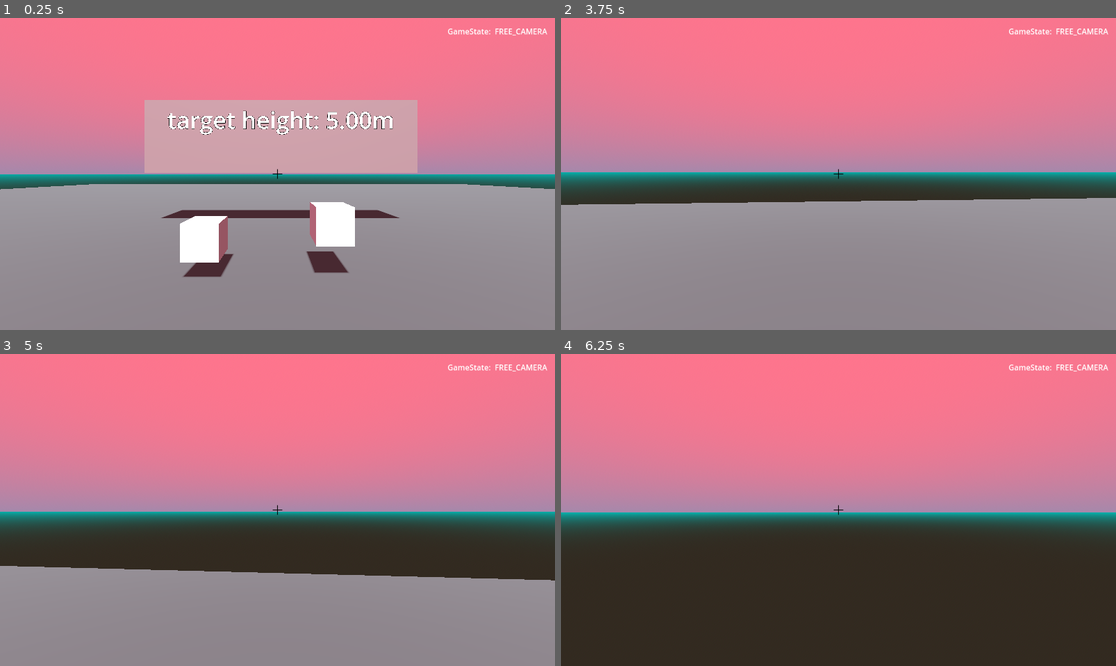
Above: before the commit, frames 1-4 (two rows, left to right).
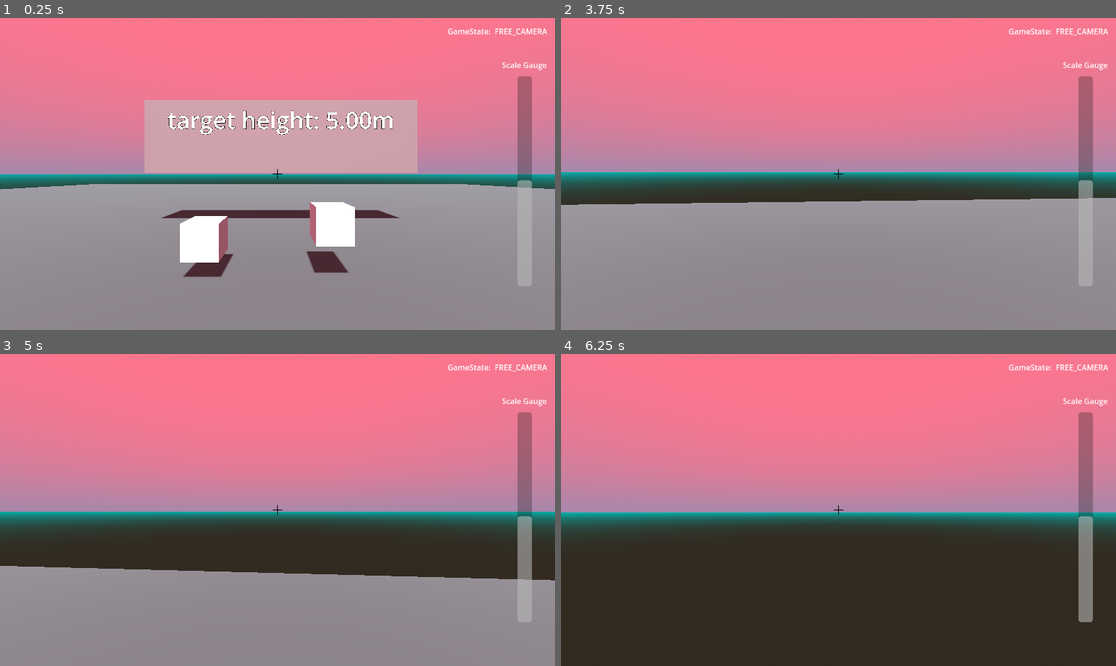
Above: after the commit, the same moments.

Repository: tehelka-gamedev/gmtk-2024
Game: Godot game, scene res://main/main.tscn
The game is run twice, just before and just after one commit, with the same random seed, the same clock (stepped at 60 frames per second) and the same inputs.
Inputs (mouse positions are in pixels of both pictures, inside the frame that each line leads up to):
- Up to frame 1 (0.25 s): no input
- Up to frame 2 (3.75 s): move the mouse to (866, 174) at 0.52 s; hold Right mouse button (allow_object_rotation) 0.53-1.28 s; hold W (move_forward) from 0.53 s (still down); move the mouse to (810, 174) at 1.27 s; tap Mouse wheel down (scale_down) at 1.35 s; move the mouse to (849, 167) at 2.02 s; tap Mouse wheel up (scale_up) at 2.1 s; tap Enter at 2.75 s; move the mouse to (832, 180) at 2.77 s; click (832, 180) at 2.85 s; tap Space at 3.5 s; move the mouse to (877, 177) at 3.52 s; hold R (zoom_object_in) from 3.53 s (still down)
- Up to frame 3 (5 s): keep holding W (move_forward); move the mouse to (233, 506) at 4.27 s; release R (zoom_object_in) at 4.28 s; tap F (zoom_object_out) at 4.35 s
- Up to frame 4 (6.25 s): move the mouse to (844, 510) at 5.02 s; hold Right mouse button (allow_object_rotation) 5.03-5.78 s; move the mouse to (816, 503) at 5.77 s; release W (move_forward) at 5.78 s; hold D (move_right) from 5.78 s (still down); tap Mouse wheel down (scale_down) at 5.85 s

The runs differ from the first frame. In frame 1, 1.3% of the frame differs, in the area x 90-99%, y 14-86%; in frame 2, 1.4%; in frame 3, 1.7%; in frame 4, 1.8%.

Commit message:
add a gameplay gauge and corresponding hud display

Diff:
--- /dev/null
+++ b/godot/hud/gauge_bar.gd
@@ -0,0 +1,33 @@
+extends ProgressBar
+
+@export var gauge:Gauge = null :
+	set = set_gauge
+
+# Called when the node enters the scene tree for the first time.
+func _ready() -> void:
+	pass
+
+
+# Called every frame. 'delta' is the elapsed time since the previous frame.
+func _process(delta: float) -> void:
+	pass
+
+func set_gauge(new_gauge:Gauge) -> void:
+	if gauge:
+		gauge.gauge_value_changed.disconnect(_on_gauge_value_changed)
+		gauge.gauge_max_value_changed.disconnect(_on_gauge_max_value_changed)
+
+	gauge = new_gauge
+	_init_gauge()
+
+func _init_gauge() -> void:
+	gauge.gauge_value_changed.connect(_on_gauge_value_changed)
+	gauge.gauge_max_value_changed.connect(_on_gauge_max_value_changed)
+	max_value = gauge.max_value
+	value = gauge.current_value
+
+func _on_gauge_value_changed(new_value:float) -> void:
+	value = gauge.current_value
+
+func _on_gauge_max_value_changed(new_value:float) -> void:
+	max_value = gauge.max_value
--- a/godot/hud/hud.tscn
+++ b/godot/hud/hud.tscn
@@ -1,9 +1,10 @@
-[gd_scene load_steps=5 format=3 uid="uid://be0p0p4t8aqt6"]
+[gd_scene load_steps=6 format=3 uid="uid://be0p0p4t8aqt6"]
 
 [ext_resource type="Script" path="res://hud/hud.gd" id="1_5pbm8"]
 [ext_resource type="Texture2D" uid="uid://46pg3af12jhy" path="res://hud/crosshair.png" id="1_bqivw"]
 [ext_resource type="PackedScene" uid="uid://dxpw7bpabpgo4" path="res://debug/debug_window.tscn" id="2_51vf8"]
 [ext_resource type="Script" path="res://debug/debug_window.gd" id="3_gp178"]
+[ext_resource type="Script" path="res://hud/gauge_bar.gd" id="5_v7uf2"]
 
 [node name="HUD" type="Control"]
 layout_mode = 3
@@ -35,7 +36,7 @@
 grow_horizontal = 2
 grow_vertical = 2
 
-[node name="TextureRect" type="TextureRect" parent="CenterContainer"]
+[node name="crosshair" type="TextureRect" parent="CenterContainer"]
 modulate = Color(0, 0, 0, 1)
 layout_mode = 2
 mouse_filter = 2
@@ -44,3 +45,42 @@
 [node name="DebugWindow" parent="." instance=ExtResource("2_51vf8")]
 layout_mode = 1
 script = ExtResource("3_gp178")
+
+[node name="GaugeZone" type="MarginContainer" parent="."]
+layout_mode = 1
+anchors_preset = 11
+anchor_left = 1.0
+anchor_right = 1.0
+anchor_bottom = 1.0
+offset_left = -45.0
+offset_top = 70.0
+offset_bottom = -67.0
+grow_horizontal = 0
+grow_vertical = 2
+theme_override_constants/margin_left = 16
+theme_override_constants/margin_top = 16
+theme_override_constants/margin_right = 16
+theme_override_constants/margin_bottom = 16
+
+[node name="VBoxContainer" type="VBoxContainer" parent="GaugeZone"]
+layout_mode = 2
+
+[node name="Label" type="Label" parent="GaugeZone/VBoxContainer"]
+layout_mode = 2
+text = "Scale Gauge"
+
+[node name="MarginContainer" type="MarginContainer" parent="GaugeZone/VBoxContainer"]
+layout_mode = 2
+size_flags_vertical = 3
+theme_override_constants/margin_left = 32
+theme_override_constants/margin_top = 8
+theme_override_constants/margin_right = 32
+theme_override_constants/margin_bottom = 8
+
+[node name="GaugeBar" type="ProgressBar" parent="GaugeZone/VBoxContainer/MarginContainer"]
+layout_mode = 2
+size_flags_vertical = 1
+value = 50.0
+fill_mode = 3
+show_percentage = false
+script = ExtResource("5_v7uf2")
--- /dev/null
+++ b/godot/main/gameplay/scaling_gauge.gd
@@ -0,0 +1,30 @@
+class_name Gauge
+extends Node
+
+signal gauge_value_changed(new_value:int)
+signal gauge_max_value_changed(new_value:int)
+
+const MIN_VALUE:int = 0
+
+## Max value of the gauge
+@export var max_value:int = 100 :
+	set(_value):
+		max_value = _value
+		gauge_max_value_changed.emit(max_value)
+
+## Starting value of the gauge
+@export var _initial_value:int = max_value
+
+var current_value = _initial_value :
+	set(_value):
+		current_value = clamp(_value, MIN_VALUE, max_value)
+		gauge_value_changed.emit(current_value)
+
+func _ready() -> void:
+	current_value = _initial_value
+
+func isEmpty() -> bool:
+	return current_value > 0
+
+func isFull() -> bool:
+	return current_value == max_value
--- /dev/null
+++ b/godot/main/gameplay/scaling_gauge.tscn
@@ -0,0 +1,3 @@
+[gd_scene format=3 uid="uid://d16adc8cfh5cy"]
+
+[node name="ScalingGauge" type="Node"]
--- a/godot/main/main.gd
+++ b/godot/main/main.gd
@@ -16,6 +16,7 @@
 
 @onready var _objects = $Objects
 @onready var _spawn_borders = $SpawnBorders
+@onready var _scaling_gauge:Gauge = $ScalingGauge
 
 
 func _ready() -> void:
--- a/godot/main/main.tscn
+++ b/godot/main/main.tscn
@@ -7,6 +7,8 @@
 [ext_resource type="PackedScene" uid="uid://cohw3wvy4s1n4" path="res://game_object/game_object.tscn" id="3_qdt2t"]
 [ext_resource type="PackedScene" uid="uid://cwbpngwlt08yu" path="res://game_object/cube/cube.tscn" id="4_kekg3"]
 [ext_resource type="PackedScene" uid="uid://be0p0p4t8aqt6" path="res://hud/hud.tscn" id="6_ufsw2"]
+[ext_resource type="PackedScene" uid="uid://d16adc8cfh5cy" path="res://main/gameplay/scaling_gauge.tscn" id="8_7lvbe"]
+[ext_resource type="Script" path="res://main/gameplay/scaling_gauge.gd" id="9_6u6kg"]
 
 [sub_resource type="PlaneMesh" id="PlaneMesh_t10fx"]
 size = Vector2(100, 100)
@@ -86,5 +88,14 @@
 
 [node name="HUD" parent="." instance=ExtResource("6_ufsw2")]
 
+[node name="GaugeBar" parent="HUD/GaugeZone/VBoxContainer/MarginContainer" index="0" node_paths=PackedStringArray("gauge")]
+gauge = NodePath("../../../../../ScalingGauge")
+
 [node name="SpawnBorders" type="Path3D" parent="."]
 curve = SubResource("Curve3D_6nq7e")
+
+[node name="ScalingGauge" parent="." instance=ExtResource("8_7lvbe")]
+script = ExtResource("9_6u6kg")
+_initial_value = 50
+
+[editable path="HUD"]
Not shown: 1 places in godot/main/main.tscn that only renumber resources
